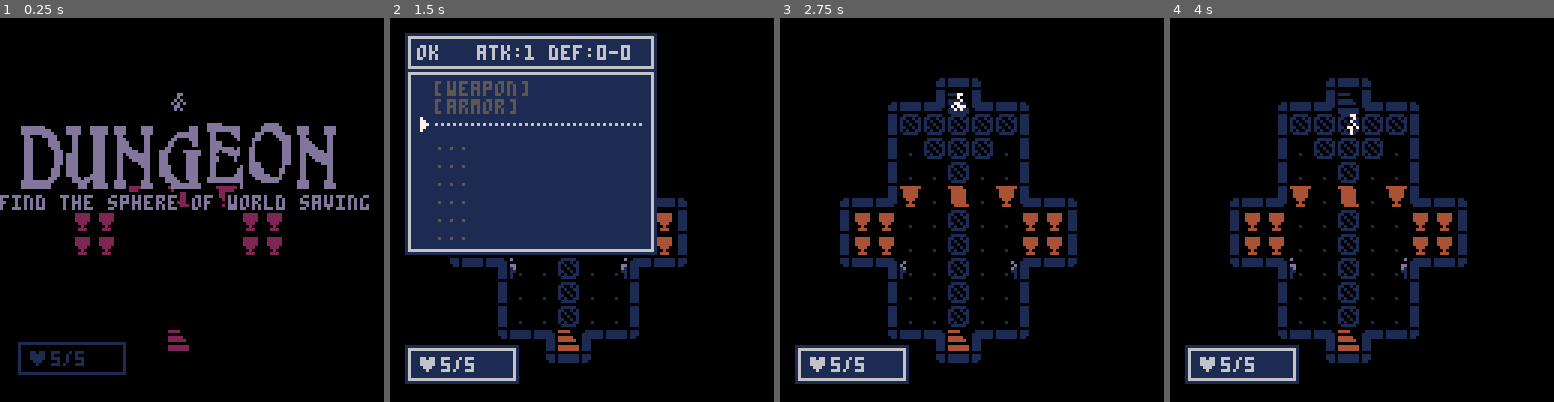
Above: before the commit, frames 1-4 (left to right).
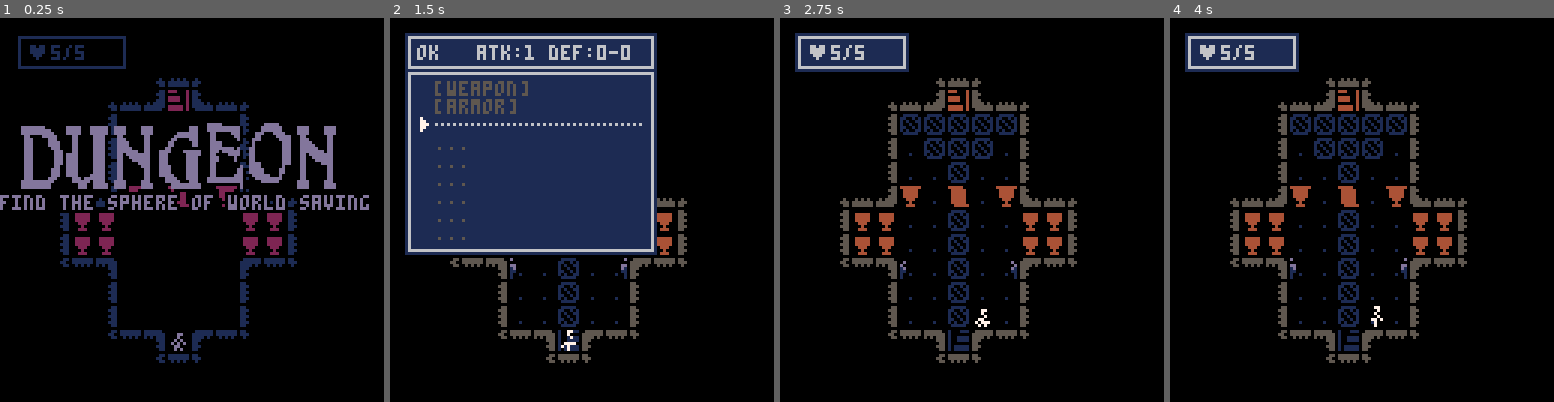
Above: after the commit, the same moments.

Repository: Aeklad/pico8
Game: PICO-8 cartridge rogue.p8
Two runs of this game, one before a commit and one after it. Both use one fixed random seed, a clock stepped at 60 frames per second and the inputs below.
Inputs:
- Up to frame 1 (0.25 s): no input
- Up to frame 2 (1.5 s): tap X (X key) at 0.33, 1.07 s; tap O (Z key) at 0.7 s
- Up to frame 3 (2.75 s): hold Right 1.6-2.1 s; tap O (Z key) at 1.7, 2.1, 2.5 s; tap X (X key) at 1.85 s; hold Up 2.15-2.42 s; hold Right from 2.47 s (still down)
- Up to frame 4 (4 s): tap O (Z key) at 2.9, 3.3, 3.7 s; tap X (X key) at 2.97 s; release Right at 3.03 s; hold Left 3.08-3.58 s; hold Down 3.63-3.97 s

The runs differ from the first frame. In frame 1, 5.7% of the frame differs, in the area x 4-78%, y 4-93%; in frame 2, 5.9%; in frame 3, 12%; in frame 4, 12%, in the area x 3-78%, y 3-96%.

Commit message:
new tiles

Diff:
--- a/rogue.p8
+++ b/rogue.p8
@@ -331,6 +331,8 @@
    col=3
   elseif m.bless>0 then
    col=10
+  elseif m.stun then
+   col=2
   end
   draw_spr(m.col,get_frame(m.ani),m.x*8+m.ox,m.y*8+m.oy,col,m.flp)
 end
@@ -574,7 +576,7 @@
  elseif tle==13 then
   --door
   sfx(62)
-  mset(destx,desty,1)
+  mset(destx,desty,62)
  elseif tle==6 then
   --stone tablet
   if floor==0 then
@@ -2194,7 +2196,7 @@
 0202020202020202020202010202020203030303030303030303030303030303000000000000000000000000000000000202020202020202020202020202020200000000000000000000000000000000000000000000000000000000000000000000000000000000000000000000000000000000000000000000000000000000
 02010201010201010101010101010e0203030303030303030303030303030303000000000000000000000000000000000202020202020202020202020202020200000000000000000000000000000000000000000000000000000000000000000000000000000000000000000000000000000000000000000000000000000000
 02010201010601020a0101010201010203030303030310111203030303030303000000000010111111111112000000000202020202020202020202020202020200000000000000000000000000000000000000000000000000000000000000000000000000000000000000000000000000000000000000000000000000000000
-02010201010101020101020d020d0202030303031011240f2311120303030303000000000020044d4e4f0422000000000202020202020202020202020202020200000000000000000000000000000000000000000000000000000000000000000000000000000000000000000000000000000000000000000000000000000000
+02010201010101020101020d020d0202030303031011240e2311120303030303000000000020044d4e4f0422000000000202020202020202020202020202020200000000000000000000000000000000000000000000000000000000000000000000000000000000000000000000000000000000000000000000000000000000
 0101010101010102c00202010201010203030303204444444444220303030303000000000020015d5e5f0122000000000202020202020202020202020202020200000000000000000000000000000000000000000000000000000000000000000000000000000000000000000000000000000000000000000000000000000000
 0201010101010101020202020202060203030303200144444401220303030303000000000020406d6e6f4222000000000202020202020202020202020202020200000000000000000000000000000000000000000000000000000000000000000000000000000000000000000000000000000000000000000000000000000000
 020f010101010101010101010101c00203030303200101440101220303030303000000000020014444440122000000000202020202020202020202020202020200000000000000000000000000000000000000000000000000000000000000000000000000000000000000000000000000000000000000000000000000000000
@@ -2204,7 +2206,7 @@
 020c010201010601020801c0c001070203033031144001440142133132030303000000000030140144011332000000000202020202020202020202020202020200000000000000000000000000000000000000000000000000000000000000000000000000000000000000000000000000000000000000000000000000000000
 0201010201010101020101c008c0070203030303200101440101220303030303000000000000200144012200000000000202020202020202020202020202020200000000000000000000000000000000000000000000000000000000000000000000000000000000000000000000000000000000000000000000000000000000
 0201010d010101010d0101080807080203030303200101440101220303030303000000000000204044422200000000000202020202020202020202020202020200000000000000000000000000000000000000000000000000000000000000000000000000000000000000000000000000000000000000000000000000000000
-02020202020202020202020202020202030303033031140e1331320303030303000000000000200101012200000000000202020202020202020202020202020200000000000000000000000000000000000000000000000000000000000000000000000000000000000000000000000000000000000000000000000000000000
+02020202020202020202020202020202030303033031140f1331320303030303000000000000200101012200000000000202020202020202020202020202020200000000000000000000000000000000000000000000000000000000000000000000000000000000000000000000000000000000000000000000000000000000
 020202020202020202020202020202020303030303033031320303030303030300000000000030140f133200000000000202020202020202020202020202020200000000000000000000000000000000000000000000000000000000000000000000000000000000000000000000000000000000000000000000000000000000
 0202020202020202020202020202020203030303030303030303030303030303000000000000003031320000000000000202020202020202020202020202020200000000000000000000000000000000000000000000000000000000000000000000000000000000000000000000000000000000000000000000000000000000
 
Not shown, changed: 37 lines of the sprite sheet (__gfx__) section of rogue.p8
